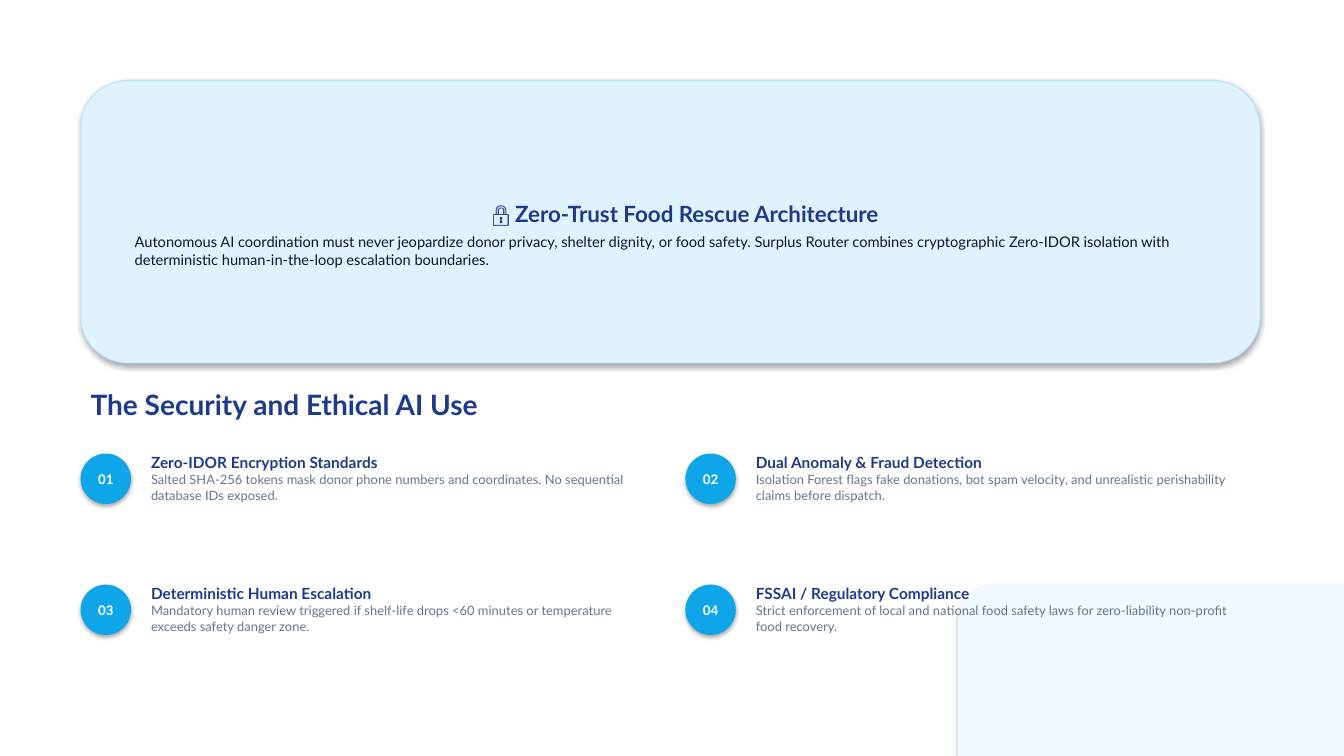
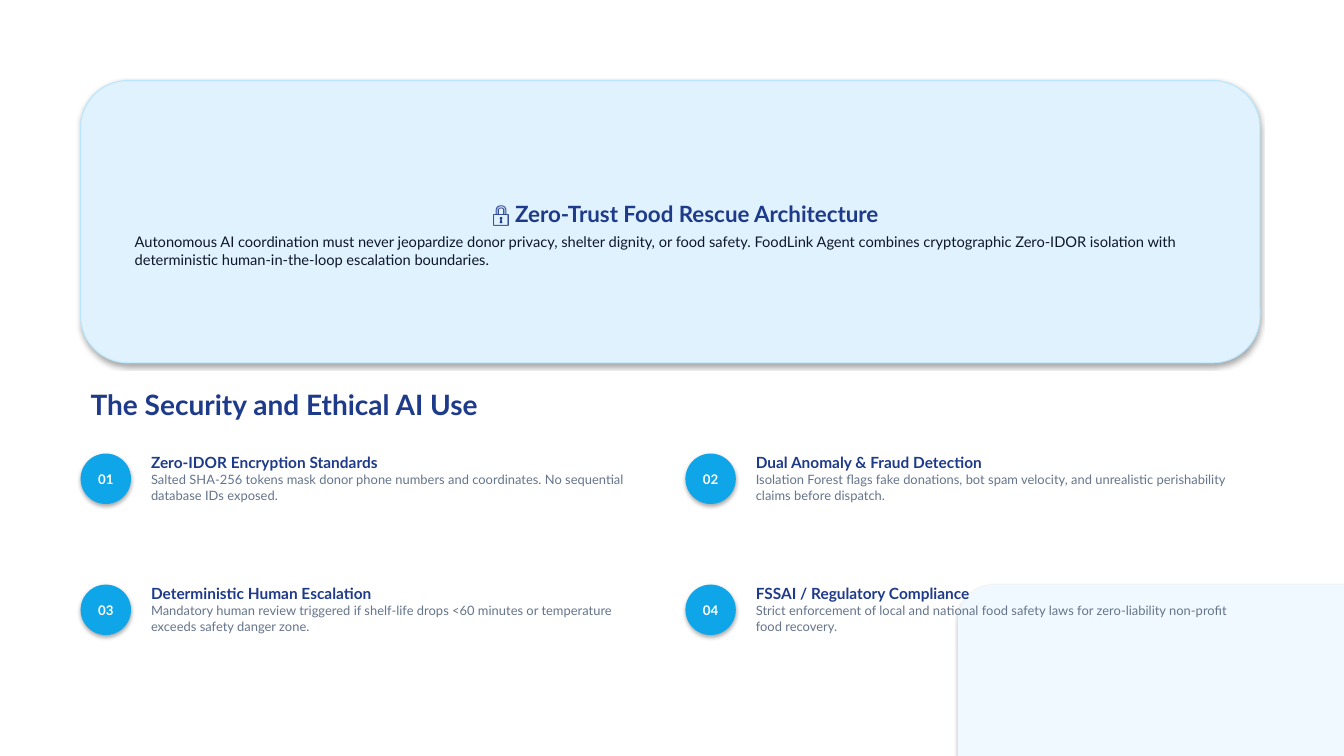
Before and after one commit to bhumibisen12/food-rescue-coordination-agent, a slide deck: slide 9 of Surplus_Router_AI_Solutions_Presentation.pptx. Drawn at 1344x756 pixels with LibreOffice and Linux fonts; fonts in the diff are those of the drawing. Boxes give left, top, right and bottom in pixels: in the first picture for what was removed or moved away, otherwise in the second. Text is boxed around its words. In the diff, an @@ line names an element or a change of style, - is before the commit and + after.

Commit message:
feat: rename project to FoodLink Agent, purge all hackathon references, and update presentation & lean canvas

```diff
--- a/Surplus_Router_AI_Solutions_Presentation.pptx
+++ b/Surplus_Router_AI_Solutions_Presentation.pptx
@@ text in rounded rectangle at [135, 236, 1176, 268]: text changed @@
-Autonomous AI coordination must never jeopardize donor privacy, shelter dignity, or food safety. Surplus Router combines cryptographic Zero-IDOR isolation with deterministic human-in-the-loop escalation boundaries.
+Autonomous AI coordination must never jeopardize donor privacy, shelter dignity, or food safety. FoodLink Agent combines cryptographic Zero-IDOR isolation with deterministic human-in-the-loop escalation boundaries.
```
Also in this commit, not shown: 4 other slides changed, 26 other files.
